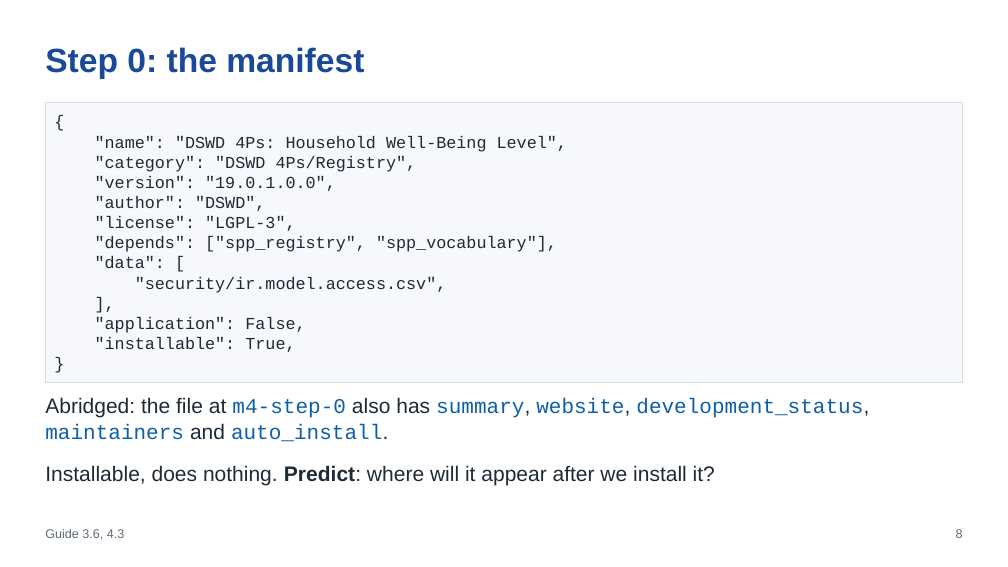
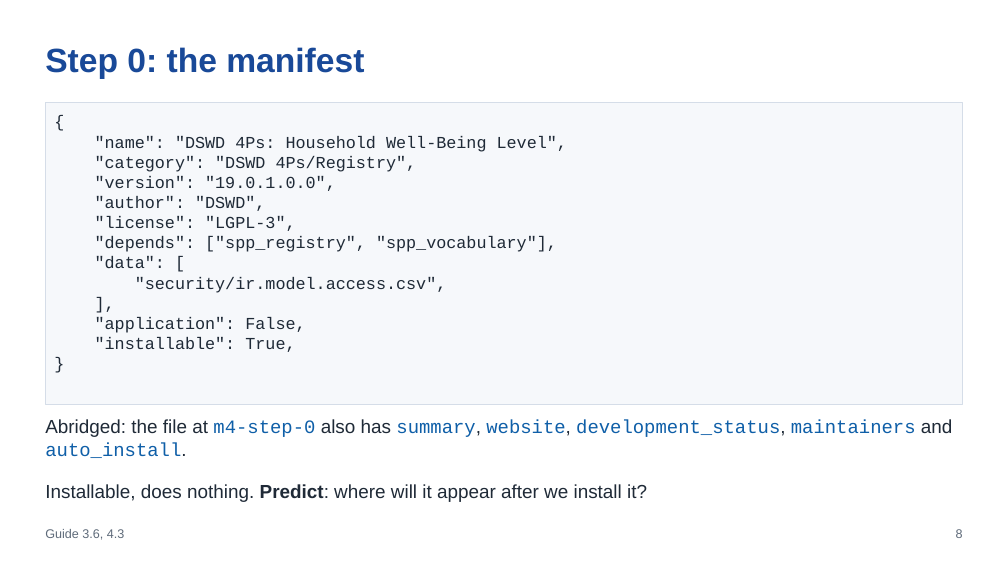
Before and after one commit to pithtech/OpenSPP-Template, a slide deck: slide 8 of training/module4/slides.pptx. Drawn at 1008x567 pixels with LibreOffice and Linux fonts; fonts in the diff are those of the drawing. Boxes give left, top, right and bottom in pixels: in the first picture for what was removed or moved away, otherwise in the second. Text is boxed around its words. In the diff, an @@ line names an element or a change of style, - is before the commit and + after.

```diff
--- a/training/module4/slides.pptx
+++ b/training/module4/slides.pptx
@@ rectangle "{": place and size @@
-rectangle "{" at bbox=[45, 102, 963, 383]
+rectangle "{" at bbox=[45, 102, 963, 405]
@@ rectangle "{" at bbox=[45, 102, 963, 405]: line spacing 19.2pt to 1 @@
@@ text "Abridged: the file at m4-step-0 ...": place and size @@
-text "Abridged: the file at m4-step-0 ..." at bbox=[45, 397, 869, 442]
+text "Abridged: the file at m4-step-0 ..." at bbox=[45, 419, 953, 458]
@@ text "Abridged: the file at m4-step-0 ..." at bbox=[45, 419, 953, 458]: size 20 to 18 pt; line spacing 24pt to 1 @@
@@ text "Installable, does nothing. Predict: where ...": place and size @@
-text "Installable, does nothing. Predict: where ..." at bbox=[45, 465, 715, 485]
+text "Installable, does nothing. Predict: where ..." at bbox=[45, 484, 647, 502]
@@ text "Installable, does nothing. Predict: where ..." at bbox=[45, 484, 647, 502]: size 20 to 18 pt; line spacing 24pt to 1 @@
```
Also in this commit, not shown: 22 other slides changed, 1 slide added, 12 other files.
